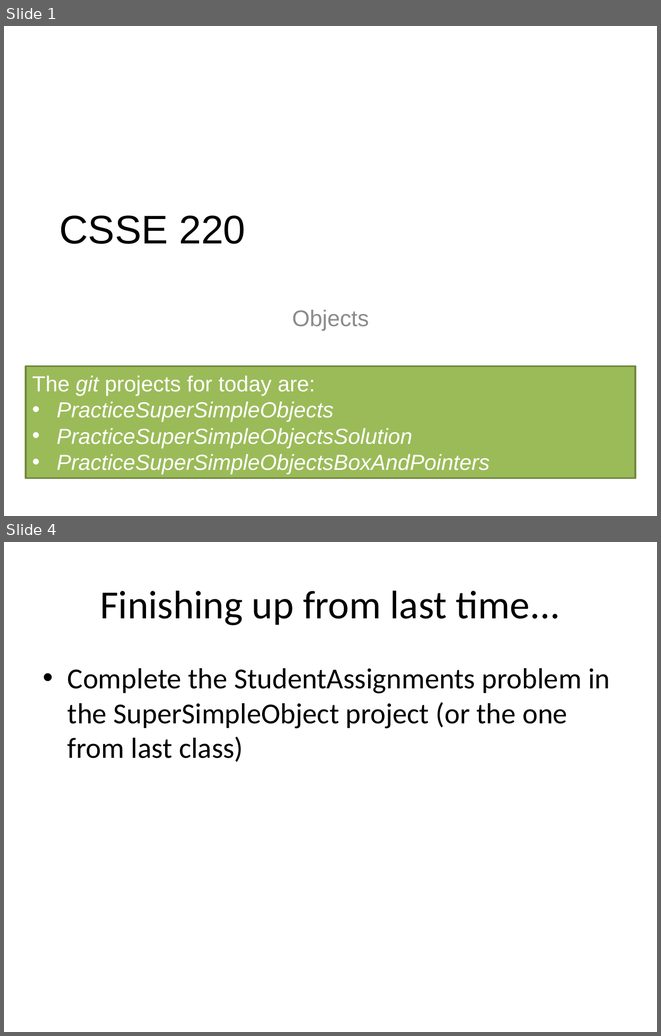
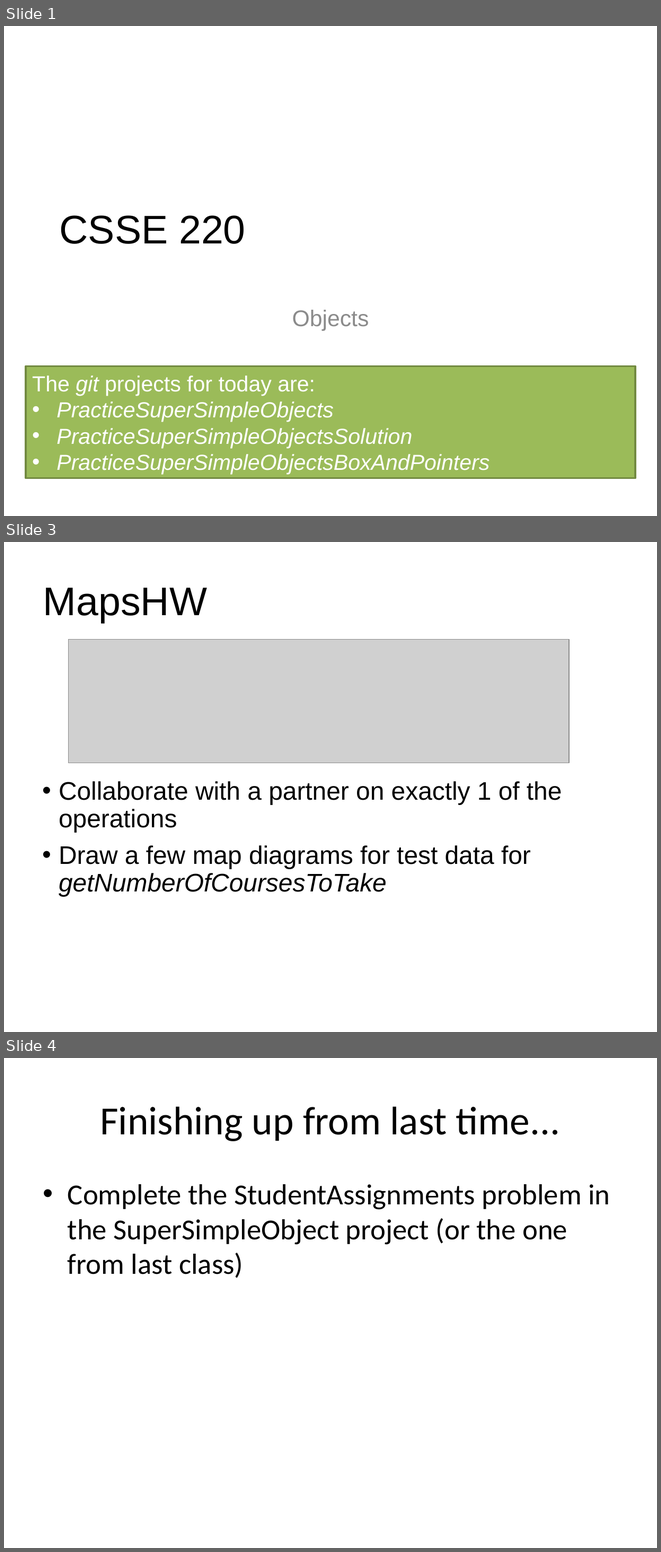
Before and after one commit to RHIT-CSSE/csse220, a slide deck: ClassMaterials/SimpleObjects/Slides/Classes and References.pptx. Shown one above the other, each under a label of ours: slides 1 and 4 before the commit, slides 1, 3 and 4 after it; the slides between them are not shown. The pictures are 661x1036 and 661x1552 pixels, drawn with LibreOffice and Linux fonts; fonts in the diff are those of the drawing; grey boxes stand for pictures. Boxes give left, top, right and bottom in pixels: in the first picture for what was removed or moved away, otherwise in the second. Text is boxed around its words. In the diff, an @@ line names an element or a change of style, - is before the commit and + after.

```diff
--- a/ClassMaterials/SimpleObjects/Slides/Classes and References.pptx
+++ b/ClassMaterials/SimpleObjects/Slides/Classes and References.pptx
@@ slide 3 added at (4, 542, 657, 1032), background #FFFFFF @@
@@ title added at (43, 588, 207, 623), 44 pt, text #000000 @@
+MapsHW
@@ picture added at (69, 640, 570, 762) @@
@@ text added at (59, 781, 562, 896), 28 pt, text #000000 @@
+• Collaborate with a partner on exactly 1 of the operations
+• Draw a few map diagrams for test data for getNumberOfCoursesToTake
```
Also in this commit, not shown: 8 slides changed, 2 other slides added, 1 slide removed, 8 other files.
